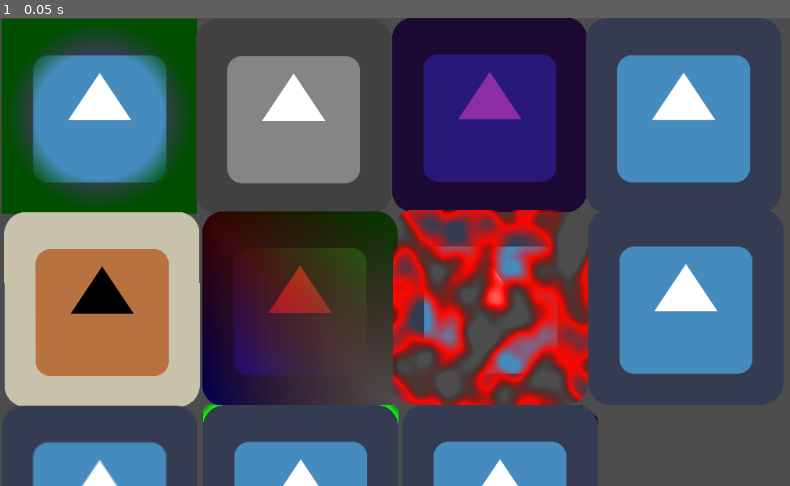
Above: before the commit, frame 1.
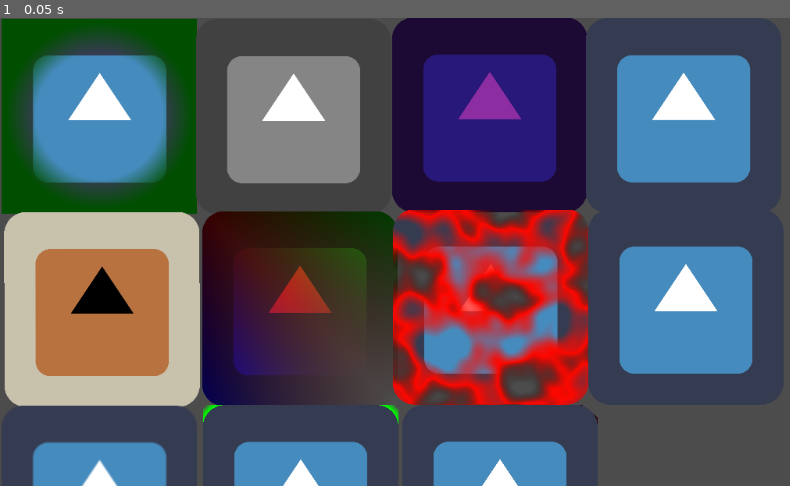
Above: after the commit, the same moment.

Repository: Raphael2048/GodotCanvasEffects
Game: Godot game, scene res://Example.tscn
Two runs of this game, one before a commit and one after it. Both use one fixed random seed, a clock stepped at 60 frames per second and the inputs below. The engine's default icon, where the game draws it, is replaced by a stand-in: a white triangle on a blue panel in a dark square.
Inputs:
- Up to frame 1 (0.05 s): no input

The runs differ from the first frame. In frame 1, 8.5% of the frame differs, in the area x 49-75%, y 41-83%.

Commit message:
replace noise texture with godot NoiseTexture

Diff:
--- a/Materials/Dissolve.tres
+++ b/Materials/Dissolve.tres
@@ -1,11 +1,17 @@
-[gd_resource type="ShaderMaterial" load_steps=3 format=2]
+[gd_resource type="ShaderMaterial" load_steps=4 format=2]
 
 [ext_resource path="res://Shaders/Dissolve.shader" type="Shader" id=1]
-[ext_resource path="res://Materials/UIDissolveNoise.png" type="Texture" id=2]
+
+[sub_resource type="OpenSimplexNoise" id=1]
+
+[sub_resource type="NoiseTexture" id=2]
+width = 200
+height = 200
+noise = SubResource( 1 )
 
 [resource]
 shader = ExtResource( 1 )
-shader_param/effect_factor = 0.543
+shader_param/effect_factor = 0.493
 shader_param/color = Color( 1, 0.0313726, 0, 0.411765 )
 shader_param/width = 0.198
-shader_param/noise_texture = ExtResource( 2 )
+shader_param/noise_texture = SubResource( 2 )
Binary file removed: Materials/UIDissolveNoise.png
Not shown, removed: Materials/UIDissolveNoise.png.import
Not shown, changed: README.md
